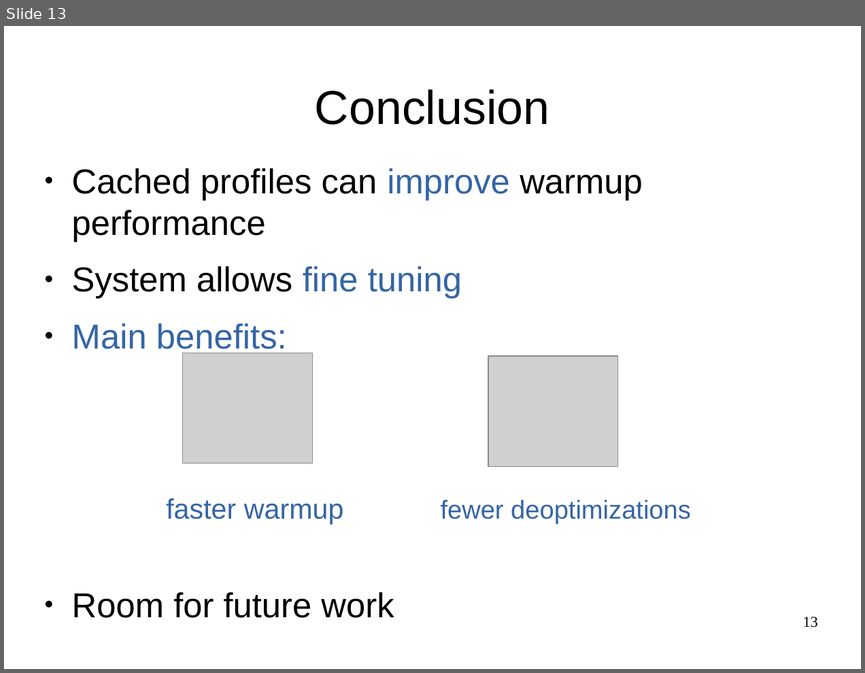
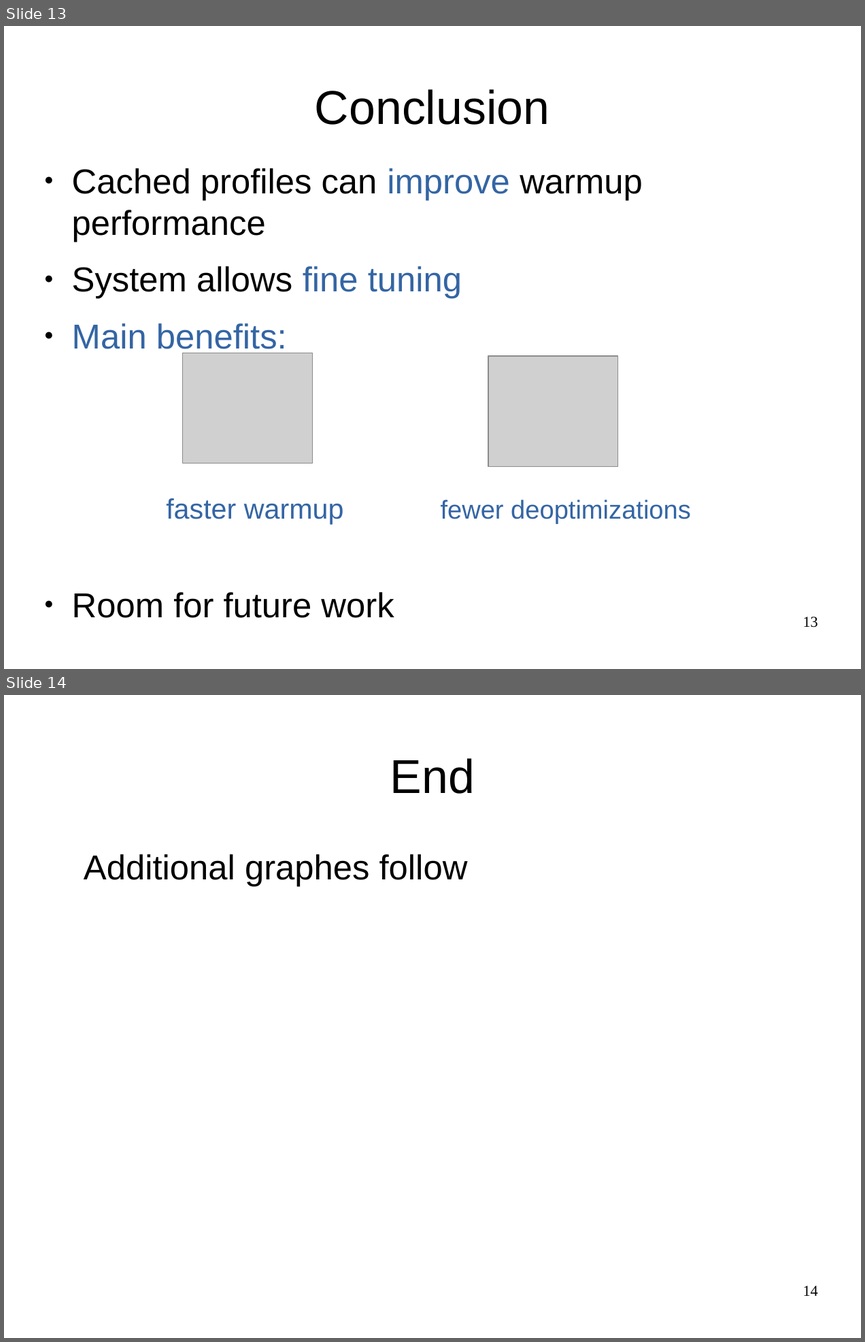
Before and after one commit to mohlerm/hotspot, a slide deck: presentation/profile_caching_mohlerm_presentation.odp. Shown one above the other, each under a label of ours: slide 13 before the commit, slides 13 and 14 after it. The pictures are 865x673 and 865x1342 pixels, drawn with LibreOffice and Linux fonts; fonts in the diff are those of the drawing; grey boxes stand for pictures. Boxes give left, top, right and bottom in pixels: in the first picture for what was removed or moved away, otherwise in the second. Text is boxed around its words. In the diff, an @@ line names an element or a change of style, - is before the commit and + after.

```diff
--- a/presentation/profile_caching_mohlerm_presentation.odp
+++ b/presentation/profile_caching_mohlerm_presentation.odp
@@ slide 14 added at box(4, 695, 861, 1338), background #FFFFFF @@
@@ title added at box(390, 758, 475, 794), 44 pt, text #000000 @@
+End
@@ text added at box(84, 854, 468, 887), 32 pt, text #000000 @@
+Additional graphes follow
@@ page number added at box(803, 1285, 818, 1295), 14 pt, text #000000 @@
+14
```
Also in this commit, not shown: 4 slides changed, 1 other slide added, 3 other files.
